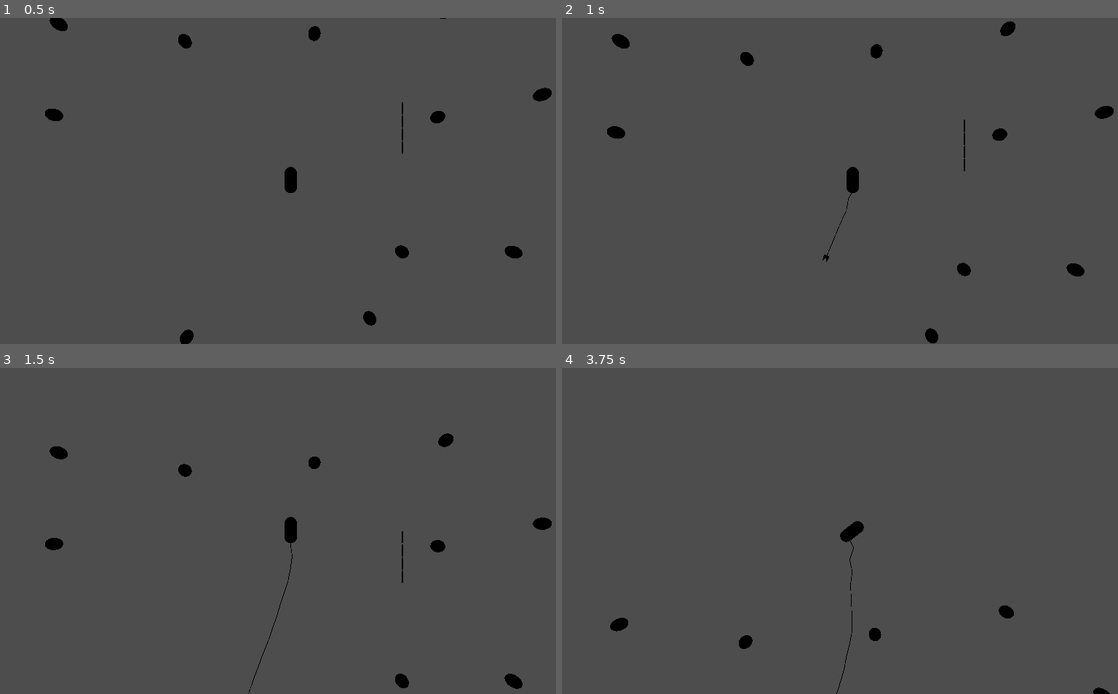
Above: before the commit, frames 1-4 (two rows, left to right).
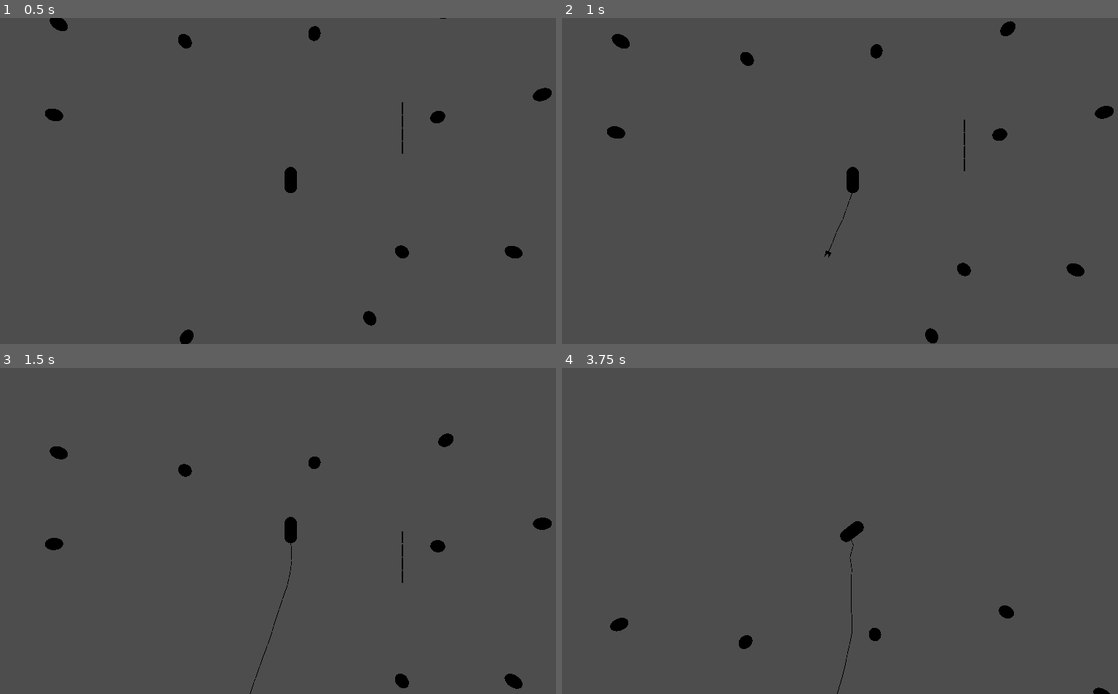
Above: after the commit, the same moments.

Repository: ALP-Games/Asteroid-collection-game
Game: Godot game, scene res://levels/world.tscn
Same seed, same stepped clock (60 frames per second), same inputs: the game is played once before the commit and once after it.
Inputs (mouse positions are in pixels of both pictures, inside the frame that each line leads up to):
- Up to frame 1 (0.5 s): no input
- Up to frame 2 (1 s): tap Enter at 0.5 s; move the mouse to (823, 246) at 0.52 s; hold W (thrust) from 0.53 s (still down); click (823, 246) at 0.6 s
- Up to frame 3 (1.5 s): keep holding W (thrust); move the mouse to (467, 579) at 1.27 s; click (467, 579) at 1.35 s
- Up to frame 4 (3.75 s): move the mouse to (678, 482) at 2.02 s; release W (thrust) at 2.03 s; hold Space (stop) 2.03-2.78 s; hold A (rot_left) 2.03-3.53 s; click (678, 482) at 2.3 s; move the mouse to (884, 531) at 2.77 s; click (884, 531) at 2.85 s; move the mouse to (767, 449) at 3.52 s; hold S (reverse) from 3.53 s (still down); click (767, 449) at 3.6 s

Frame 1 is identical in both runs. In frame 2, less than 0.1% of the frame differs, in the area x 46-53%, y 53-75%; in frame 3, less than 0.1%, in the area x 44-53%, y 54-100%; in frame 4, less than 0.1%.

Commit message:
physics magick

Diff:
--- a/actors/rope_emitter.gd
+++ b/actors/rope_emitter.gd
@@ -16,6 +16,11 @@
 
 var rope_target_reached := false
 
+var _parent: RigidBody3D
+
+func _ready() -> void:
+	_parent = get_parent()
+
 
 func shoot_rope(target: Vector3) -> void:
 	if rope_shot:
@@ -24,6 +29,7 @@
 	look_at(target)
 	var rope_segment := instantiate_new_rope_segment(global_transform)
 	var direction := Vector3.FORWARD.rotated(Vector3.UP, rope_segment.rotation.y)
+	rope_segment.linear_velocity = direction * _parent.linear_velocity.dot(direction)
 	rope_segment.apply_central_force(direction * shoot_force)
 	first_segment = rope_segment
 	first_segment.target_reached.connect(on_rope_target_reached)
@@ -44,8 +50,6 @@
 	get_tree().get_first_node_in_group("instantiated_root").add_child(new_segment)
 	new_segment.global_transform = new_transform
 	current_rope_segment += 1
-	if not should_spawn_more_rope():
-		new_segment.attach(get_parent(), global_position)
 	return new_segment
 
 
@@ -56,9 +60,13 @@
 func _process_segment_addition() -> void:
 	if not last_segment:
 		return
+	var more_rope_needed := should_spawn_more_rope()
 	while last_segment.global_position.distance_to(global_position) >= segment_spacing \
-	and should_spawn_more_rope():
+	and more_rope_needed:
 		add_segment_to_last()
+
+	if not should_spawn_more_rope():
+		last_segment.attach(get_parent(), global_position)
 
 
 func should_spawn_more_rope() -> bool:
